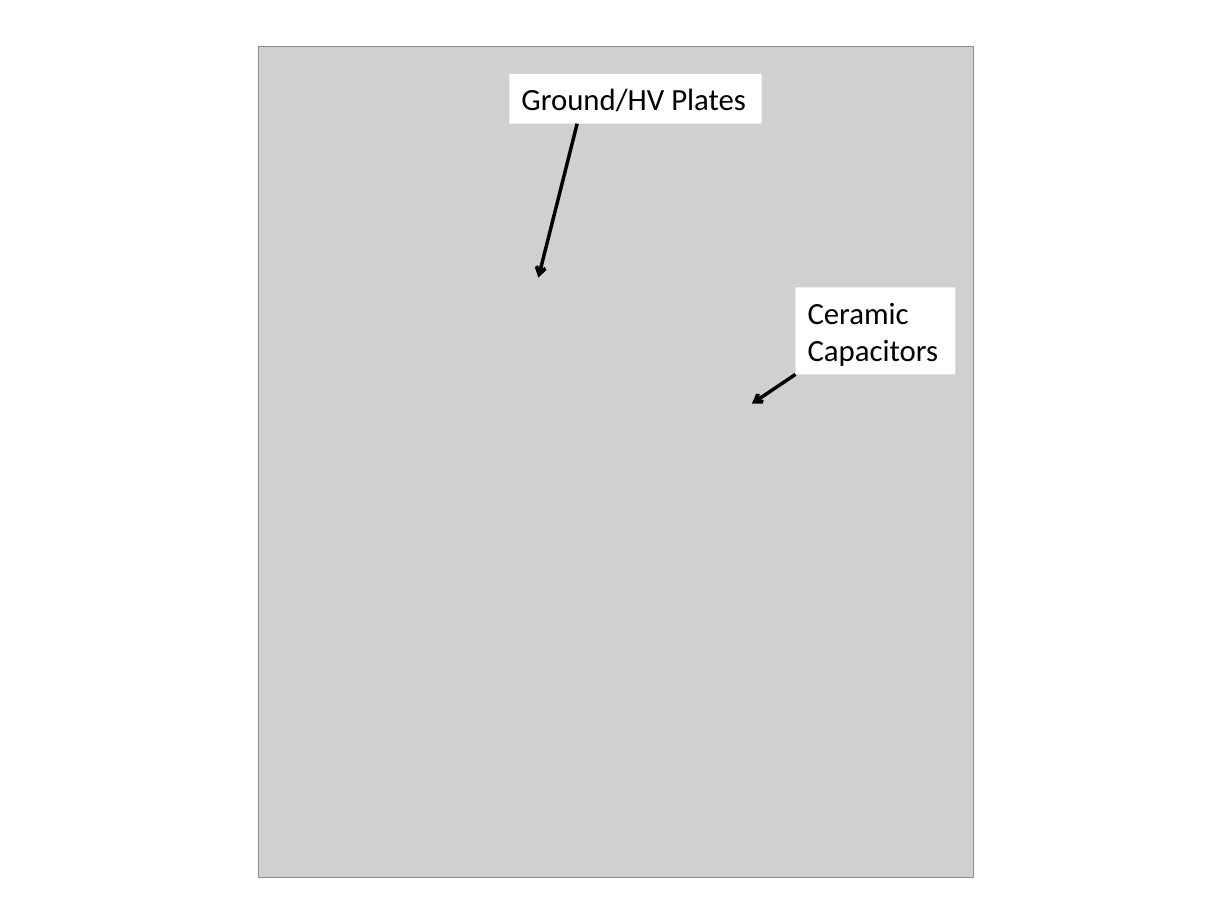
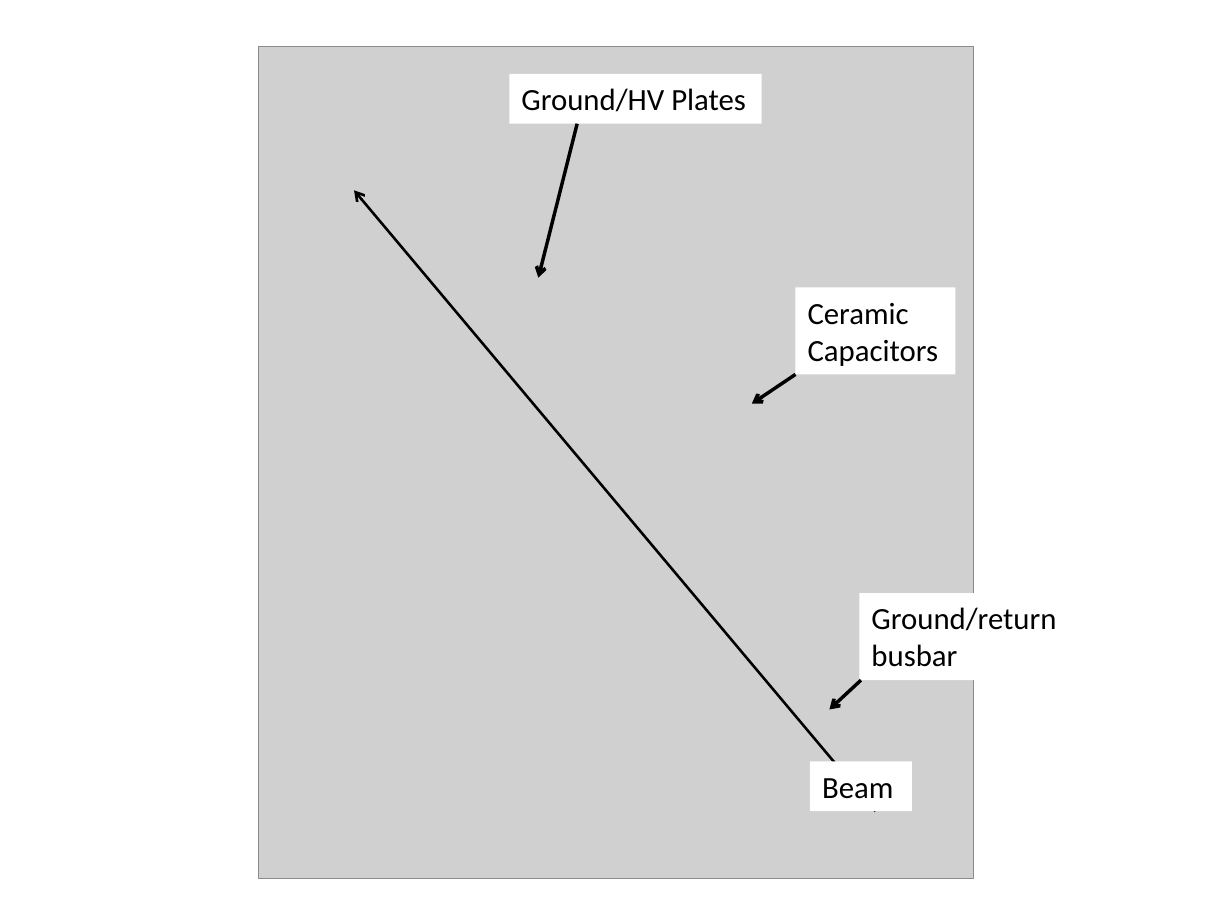
Before and after one commit to Tontonis/Thesis_the_second, a slide deck: slide 1 of LHC_MKI/figures/mki-out-vac-tank.pptx. Drawn at 1232x924 pixels with LibreOffice and Linux fonts; fonts in the diff are those of the drawing; grey boxes stand for pictures. Boxes give left, top, right and bottom in pixels: in the first picture for what was removed or moved away, otherwise in the second. Text is boxed around its words. In the diff, an @@ line names an element or a change of style, - is before the commit and + after.

```diff
--- a/LHC_MKI/figures/mki-out-vac-tank.pptx
+++ b/LHC_MKI/figures/mki-out-vac-tank.pptx
@@ arrow added from (876, 811) to (354, 191), #000000 1.5 pt @@
@@ rectangle added at [860,593,1074,680], fill #FFFFFF, 18 pt, text #000000 @@
+Ground/return busbar
@@ arrow added from (861, 680) to (829, 710), #000000 2 pt @@
@@ rectangle added at [809,761,912,811], fill #FFFFFF, 18 pt, text #000000 @@
+Beam
```
Also in this commit, not shown: 48 other files.
